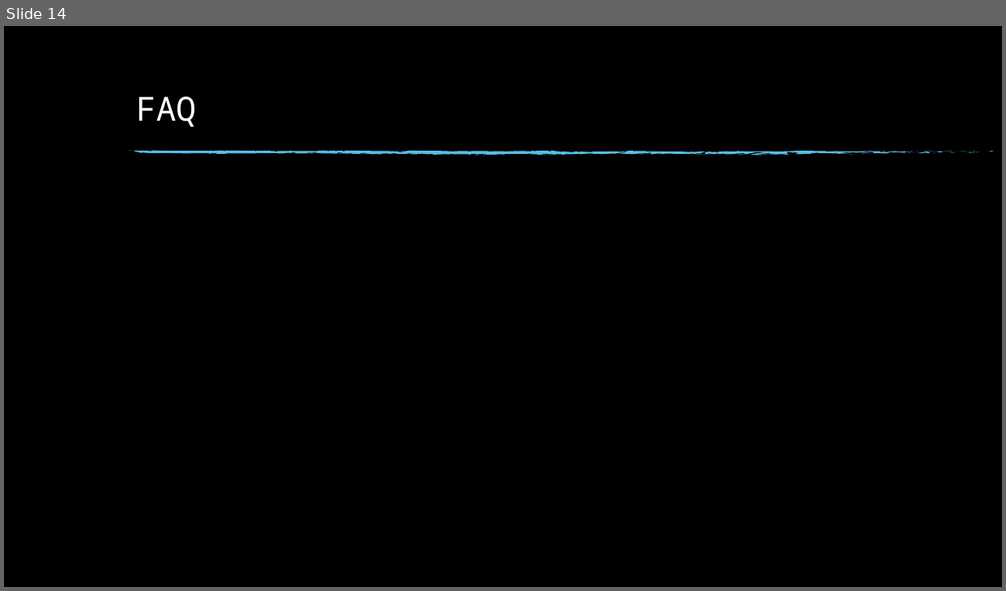
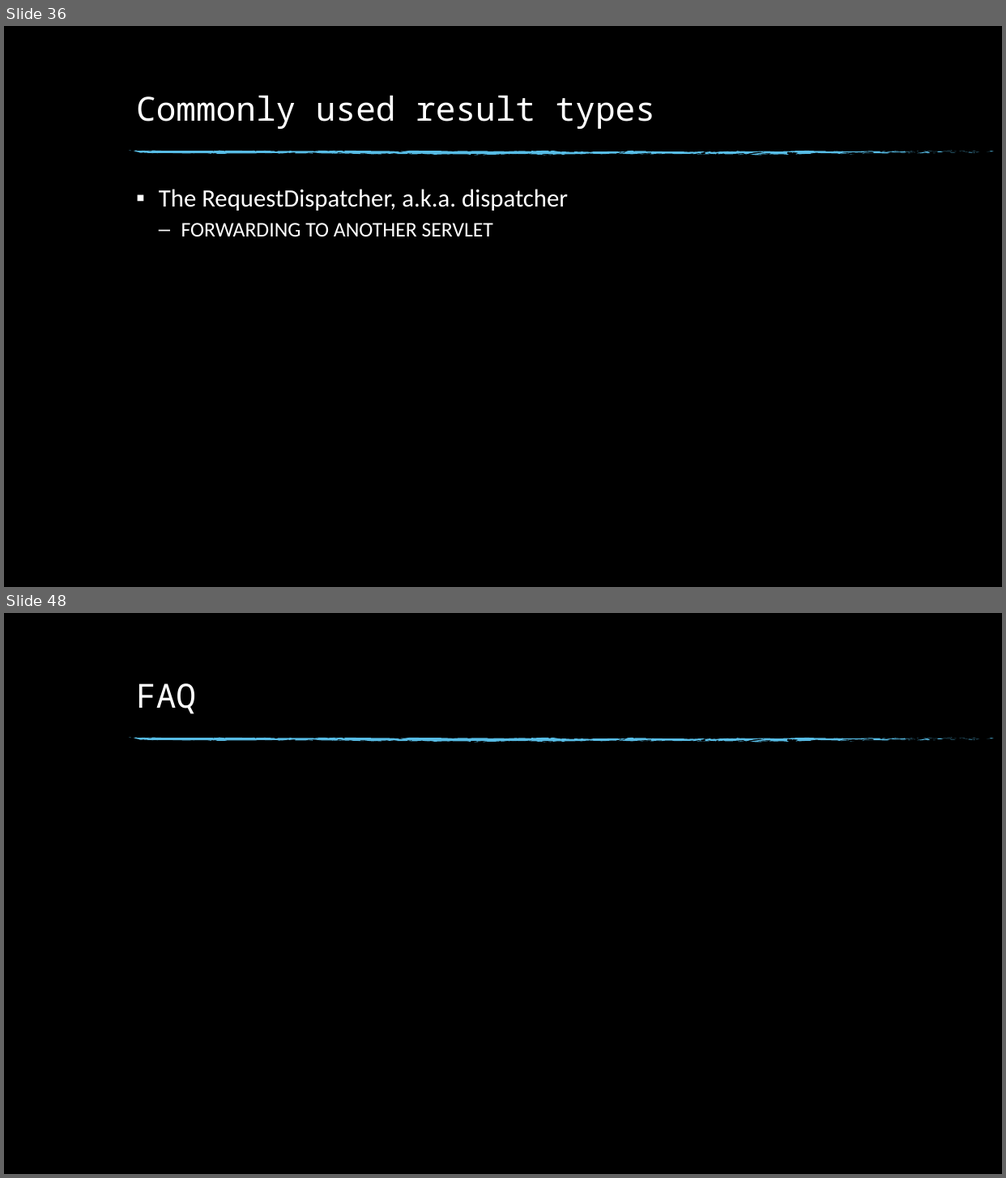
Before and after one commit to KernelDang/JEE, a slide deck: Seminar/slide.pptx. Shown one above the other, each under a label of ours: slide 14 before the commit, slides 36 and 48 after it; the slides between them are not shown. The pictures are 1006x591 and 1006x1178 pixels, drawn with LibreOffice and Linux fonts; fonts in the diff are those of the drawing; background and template pictures are left out. Boxes give left, top, right and bottom in pixels: in the first picture for what was removed or moved away, otherwise in the second. Text is boxed around its words. In the diff, an @@ line names an element or a change of style, - is before the commit and + after.

```diff
--- a/Seminar/slide.pptx
+++ b/Seminar/slide.pptx
@@ slide 36 added at (x1=4, y1=26, x2=1002, y2=587), background picture (left out); not listed: 74 template elements that a slide beside it also shows @@
@@ title added at (x1=136, y1=95, x2=655, y2=129), 32 pt, text #FFFFFF @@
+Commonly used result types
@@ text added at (x1=159, y1=189, x2=568, y2=237), 24 pt, text #FFFFFF @@
+▪ The RequestDispatcher, a.k.a. dispatcher
+  – FORWARDING TO ANOTHER SERVLET
@@ what was slide 14 is now slide 48 @@
```
Also in this commit, not shown: 2 slides changed, 33 other slides added.
